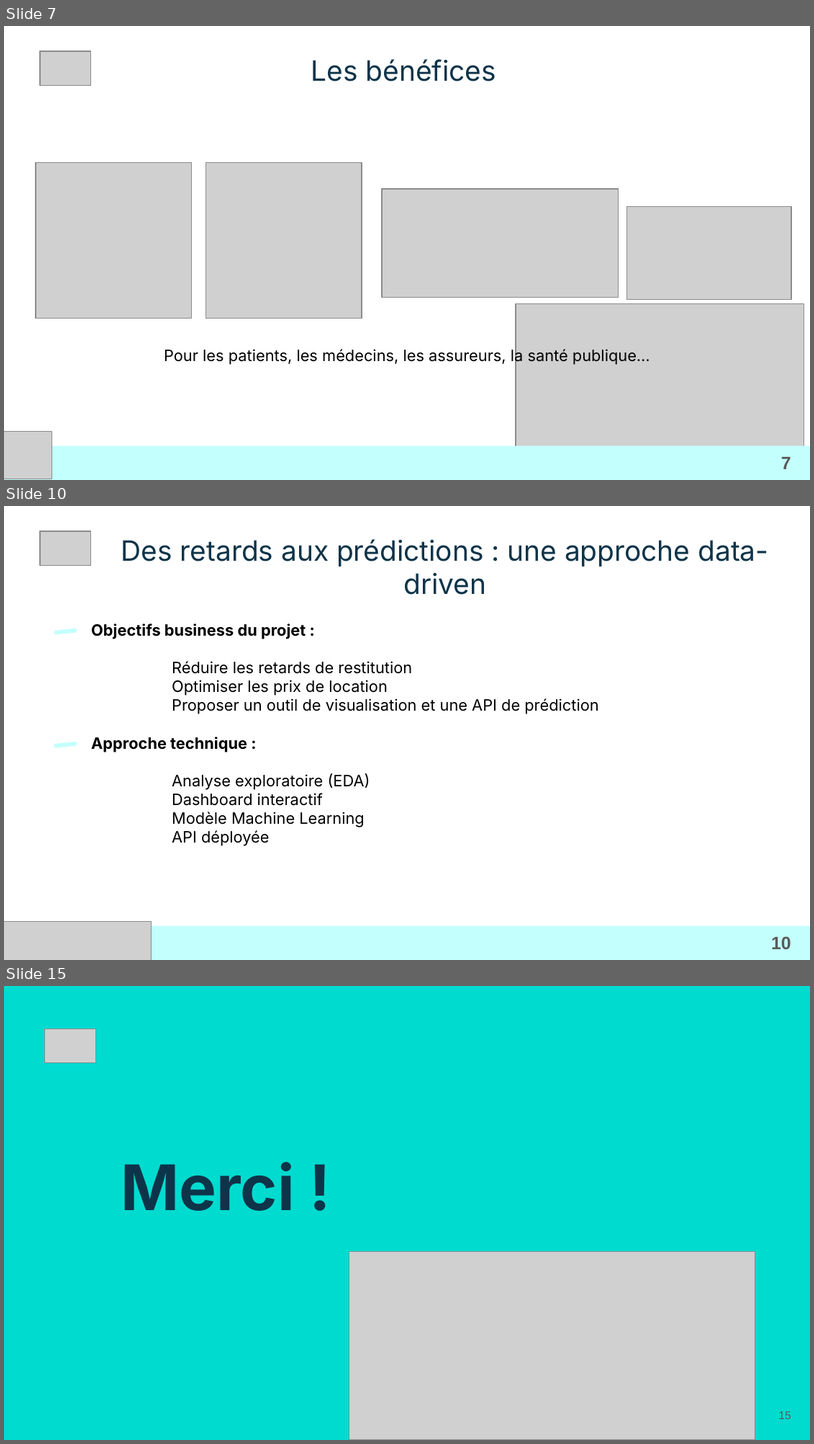
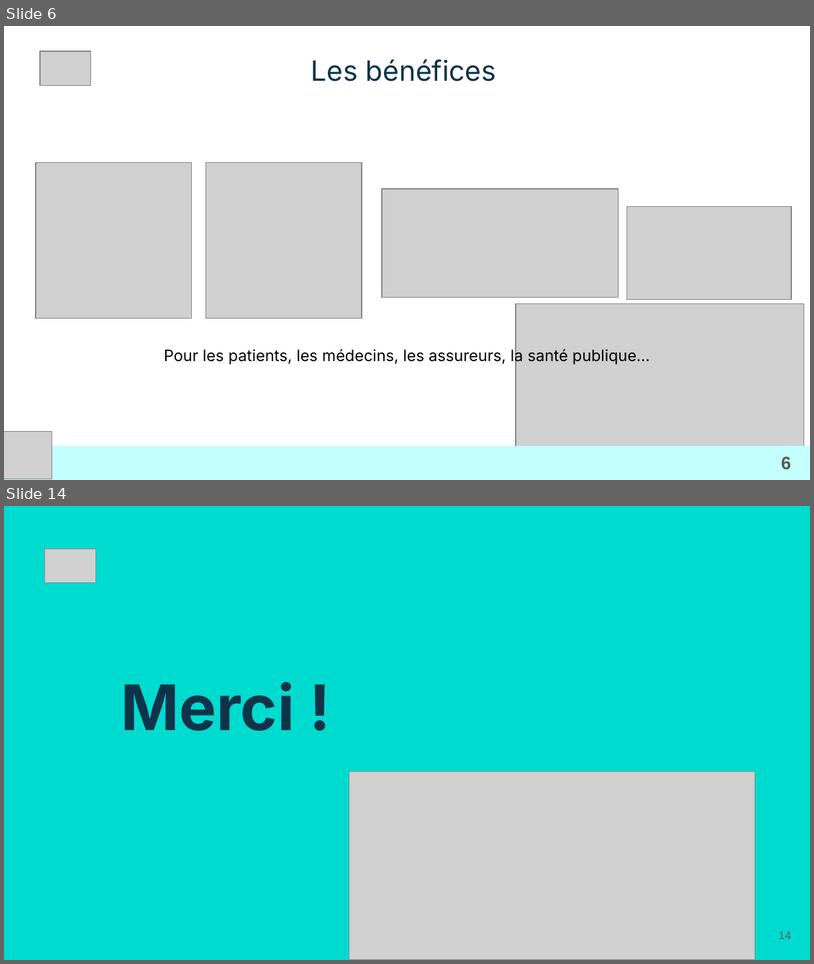
Before and after one commit to LoicV17/LoicValentini_Jedha_Certifications, a slide deck: CDSD_Concepteur_Developpeur_Sciences_Donnees/Presentations_certification/ppt_versions/Bloc6_CDSD_Loic_Valentini.pptx. Shown one above the other, each under a label of ours: slides 7, 10 and 15 before the commit, slides 6 and 14 after it; the slides between them are not shown. The pictures are 814x1444 and 814x964 pixels, drawn with LibreOffice and Linux fonts; fonts in the diff are those of the drawing; grey boxes stand for pictures; background and template pictures are left out. Boxes give left, top, right and bottom in pixels: in the first picture for what was removed or moved away, otherwise in the second. Text is boxed around its words. In the diff, an @@ line names an element or a change of style, - is before the commit and + after.

```diff
--- a/CDSD_Concepteur_Developpeur_Sciences_Donnees/Presentations_certification/ppt_versions/Bloc6_CDSD_Loic_Valentini.pptx
+++ b/CDSD_Concepteur_Developpeur_Sciences_Donnees/Presentations_certification/ppt_versions/Bloc6_CDSD_Loic_Valentini.pptx
@@ slide 10 removed at (4,506,810,960), background picture (left out) @@
@@ picture removed at (40,531,91,565) @@
@@ title removed at (121,539,769,595) @@
-Des retards aux prédictions : une approche data-driven
@@ rounded rectangle removed at (54,628,77,635) @@
@@ title removed at (91,623,599,846) @@
-Objectifs business du projet :
-Réduire les retards de restitution
-Optimiser les prix de location
-Proposer un outil de visualisation et une API de prédiction
-Approche technique :
-Analyse exploratoire (EDA)
-Dashboard interactif
-Modèle Machine Learning
-API déployée
@@ rounded rectangle removed at (54,741,77,747) @@
@@ picture removed at (4,921,152,960) @@
@@ rectangle removed at (5,925,810,959) @@
@@ page number removed at (772,936,792,949) @@
-10
@@ what was slide 7 is now slide 6 @@
@@ page number at (782,456,792,469): text changed @@
-7
+6
@@ what was slide 15 is now slide 14 @@
@@ page number at (779,931,791,939): text changed @@
-15
+14
```
Also in this commit, not shown: 2 slides changed, 6 slides added, 6 other slides removed, 16 other files.
